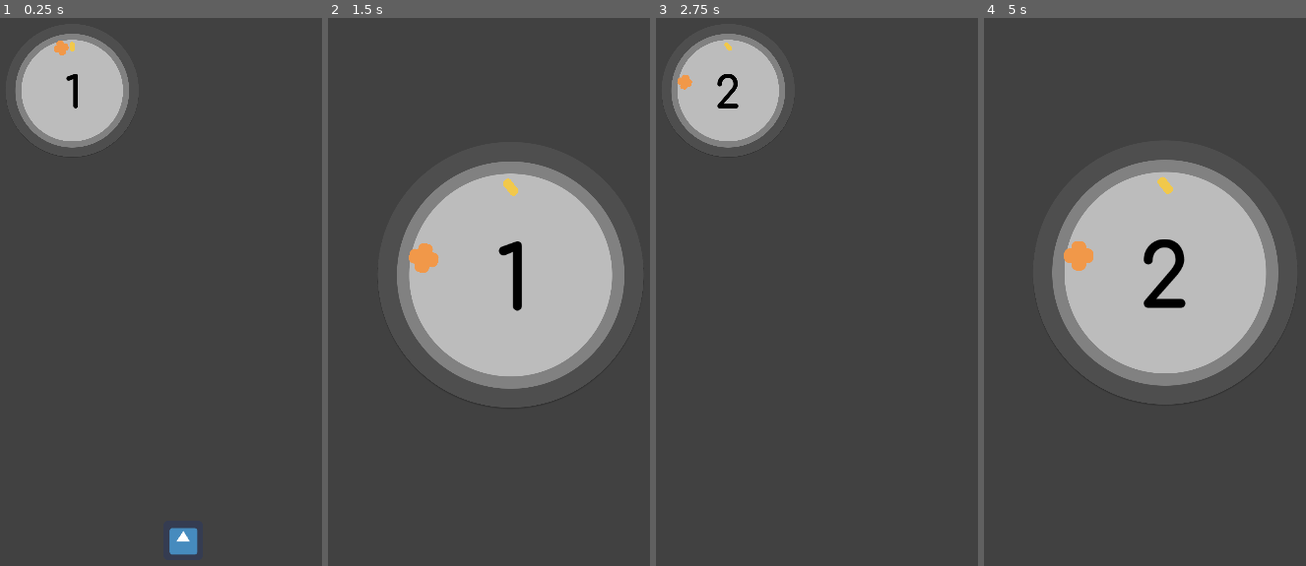
Above: before the commit, frames 1-4 (left to right).
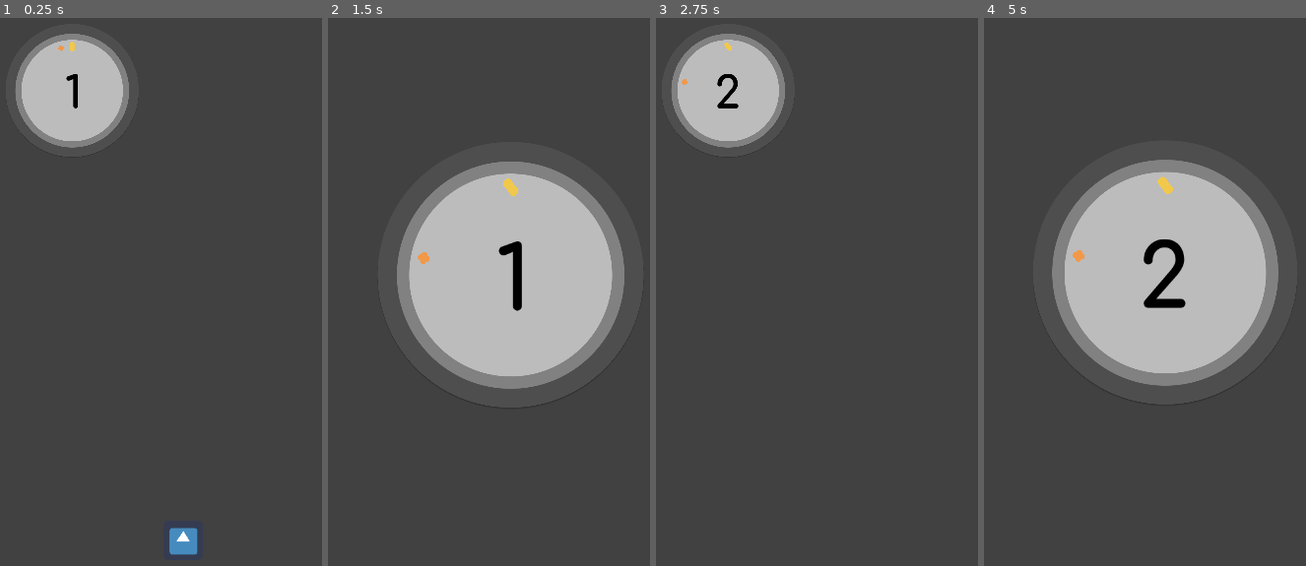
Above: after the commit, the same moments.

Repository: takecare/popthelock
Game: Godot game, scene res://scenes/Start.tscn
The game is run twice, just before and just after one commit, with the same random seed, the same clock (stepped at 60 frames per second) and the same inputs. The engine's default icon, where the game draws it, is replaced by a stand-in: a white triangle on a blue panel in a dark square.
Inputs (mouse positions are in pixels of both pictures, inside the frame that each line leads up to):
- Up to frame 1 (0.25 s): no input
- Up to frame 2 (1.5 s): click (511, 538) at 0.5 s; tap Enter at 1.25 s; move the mouse to (608, 259) at 1.27 s; hold W from 1.28 s (still down); click (608, 259) at 1.35 s
- Up to frame 3 (2.75 s): move the mouse to (749, 341) at 2.02 s; release W at 2.03 s; hold S from 2.03 s (still down); tap G at 2.1 s
- Up to frame 4 (5 s): tap Space at 2.75, 4.25 s; move the mouse to (1212, 127) at 2.77 s; release S at 2.78 s; hold W 2.78-4.28 s; tap H at 2.85 s; tap Enter at 3.5 s; move the mouse to (1145, 456) at 3.52 s; tap J at 3.6 s; move the mouse to (1299, 418) at 4.27 s; hold S from 4.28 s (still down); tap Z at 4.35 s

The runs differ from the first frame. In frame 1, less than 0.1% of the frame differs, in the area x 16-22%, y 4-7%; in frame 2, 0.3%; in frame 3, less than 0.1%; in frame 4, 0.3%, in the area x 24-34%, y 40-47%.

Commit message:
wip: hit animation on crosshair

Diff:
--- /dev/null
+++ b/animations/crosshair_hit.tres
@@ -0,0 +1,66 @@
+[gd_resource type="Animation" format=2]
+
+[resource]
+resource_name = "hit"
+length = 0.3
+step = 0.01
+tracks/0/type = "value"
+tracks/0/path = NodePath("SmallerSprite:visible")
+tracks/0/interp = 1
+tracks/0/loop_wrap = true
+tracks/0/imported = false
+tracks/0/enabled = true
+tracks/0/keys = {
+"times": PoolRealArray( 0, 0.3 ),
+"transitions": PoolRealArray( 1, 1 ),
+"update": 1,
+"values": [ true, false ]
+}
+tracks/1/type = "value"
+tracks/1/path = NodePath("SmallerSprite:scale")
+tracks/1/interp = 1
+tracks/1/loop_wrap = true
+tracks/1/imported = false
+tracks/1/enabled = true
+tracks/1/keys = {
+"times": PoolRealArray( 0, 0.11, 0.24, 0.28, 0.3 ),
+"transitions": PoolRealArray( 1, 1, 1, 1, 1 ),
+"update": 0,
+"values": [ Vector2( 0.7, 0.7 ), Vector2( 1.5, 1.5 ), Vector2( 0.6, 0.6 ), Vector2( 0.8, 0.8 ), Vector2( 0.7, 0.7 ) ]
+}
+tracks/2/type = "value"
+tracks/2/path = NodePath("Sprite:scale")
+tracks/2/interp = 1
+tracks/2/loop_wrap = true
+tracks/2/imported = false
+tracks/2/enabled = true
+tracks/2/keys = {
+"times": PoolRealArray( 0, 0.2, 0.28, 0.3 ),
+"transitions": PoolRealArray( 1, 0.2, 0.8, 1 ),
+"update": 0,
+"values": [ Vector2( 1, 1 ), Vector2( 2, 2 ), Vector2( 1.2, 1.2 ), Vector2( 0.8, 0.8 ) ]
+}
+tracks/3/type = "value"
+tracks/3/path = NodePath("Sprite:modulate")
+tracks/3/interp = 1
+tracks/3/loop_wrap = true
+tracks/3/imported = false
+tracks/3/enabled = true
+tracks/3/keys = {
+"times": PoolRealArray( 0, 0.1, 0.28, 0.3 ),
+"transitions": PoolRealArray( 1, 1, 0.5, 1 ),
+"update": 0,
+"values": [ Color( 1, 1, 1, 1 ), Color( 1, 1, 1, 0.501961 ), Color( 1, 1, 1, 0 ), Color( 1, 1, 1, 1 ) ]
+}
+tracks/4/type = "value"
+tracks/4/path = NodePath("SmallerSprite:modulate")
+tracks/4/interp = 1
+tracks/4/loop_wrap = true
+tracks/4/imported = false
+tracks/4/enabled = true
+tracks/4/keys = {
+"times": PoolRealArray( 0, 0.1, 0.3 ),
+"transitions": PoolRealArray( 1, 1, 1 ),
+"update": 0,
+"values": [ Color( 1, 1, 1, 0 ), Color( 1, 1, 1, 1 ), Color( 1, 1, 1, 1 ) ]
+}
--- a/scenes/Crosshair.tscn
+++ b/scenes/Crosshair.tscn
@@ -1,8 +1,9 @@
-[gd_scene load_steps=5 format=2]
+[gd_scene load_steps=6 format=2]
 
 [ext_resource path="res://sprites/crosshair.png" type="Texture" id=1]
 [ext_resource path="res://scripts/Crosshair.gd" type="Script" id=2]
 [ext_resource path="res://animations/crosshair_rotate_right.tres" type="Animation" id=3]
+[ext_resource path="res://animations/crosshair_hit.tres" type="Animation" id=4]
 
 [sub_resource type="CircleShape2D" id=1]
 radius = 40.1995
@@ -11,10 +12,18 @@
 script = ExtResource( 2 )
 
 [node name="Sprite" type="Sprite" parent="."]
+scale = Vector2( 0.8, 0.8 )
+texture = ExtResource( 1 )
+
+[node name="SmallerSprite" type="Sprite" parent="."]
+visible = false
+scale = Vector2( 0.7, 0.7 )
 texture = ExtResource( 1 )
 
 [node name="CollisionShape2D" type="CollisionShape2D" parent="."]
+visible = false
 shape = SubResource( 1 )
 
 [node name="AnimationPlayer" type="AnimationPlayer" parent="."]
+anims/hit = ExtResource( 4 )
 anims/rotate_right = ExtResource( 3 )
--- a/scenes/Main.tscn
+++ b/scenes/Main.tscn
@@ -117,7 +117,7 @@
 
 [node name="Crosshair" parent="Game" instance=ExtResource( 1 )]
 position = Vector2( 368, 456 )
-scale = Vector2( 0.15, 0.15 )
+scale = Vector2( 0.3, 0.3 )
 
 [node name="Score" parent="Game" instance=ExtResource( 4 )]
 position = Vector2( 232, 524 )
--- a/scripts/Crosshair.gd
+++ b/scripts/Crosshair.gd
@@ -9,7 +9,9 @@
 
 func _ready() -> void:
   monitoring = true # make sure signals like area_entered/_exited are emitted
-  scale = Vector2(0.6, 0.6) # debug
+  $Sprite.visible = true
+  $SmallerSprite.visible = false # used for animation only
+  #scale = Vector2(0.6, 0.6) # debug
 
 
 func _physics_process(_delta: float) -> void:
@@ -31,7 +33,7 @@
 func _target_hit() -> void:
   is_animating = true
   $AnimationPlayer.connect("animation_finished", self, "_on_hit_animation_ended", [], CONNECT_ONESHOT)
-  $AnimationPlayer.play("rotate_right", -1, 0.5)
+  $AnimationPlayer.play("hit", -1, 1.5)
   emit_signal("on_target_hit")
 
 
--- a/scripts/Main.gd
+++ b/scripts/Main.gd
@@ -9,7 +9,7 @@
 
 onready var crosshair: Crosshair = $Game/Crosshair
 export(float) var initial_speed = 1
-var crosshair_rotation_direction = -1 # 1=CW; -1=CCW
+var crosshair_rotation_direction = -1 # 1=CW; -1=CCW # TODO should be enum and eport
 var should_crosshair_rotate: bool = true
 var crosshair_speed: float = initial_speed
 
--- a/scripts/Rotatable.gd
+++ b/scripts/Rotatable.gd
@@ -55,7 +55,7 @@
   # cos(a) = u . v / ||u|| * ||v||
   # u . v => dot product = ux * vx + uy * vy
   # ||u|| = length of u = sqrt(ux^2 + uy^2)
-  # acos()
+  # a = acos(u . v / ||u|| * ||v||)
   # u -> (0, radius)
   # v -> (posX - centerX, posY - centerY)
 
